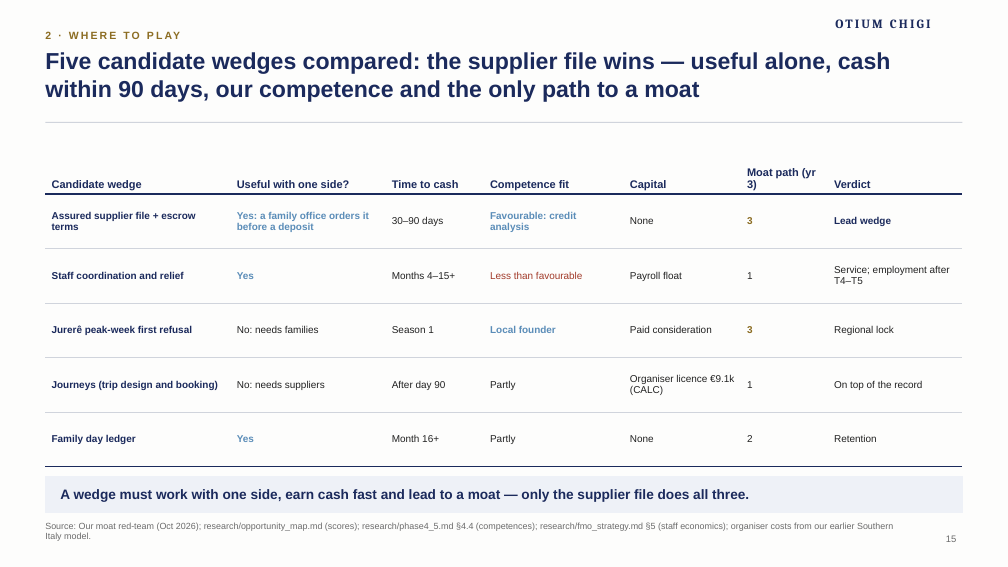
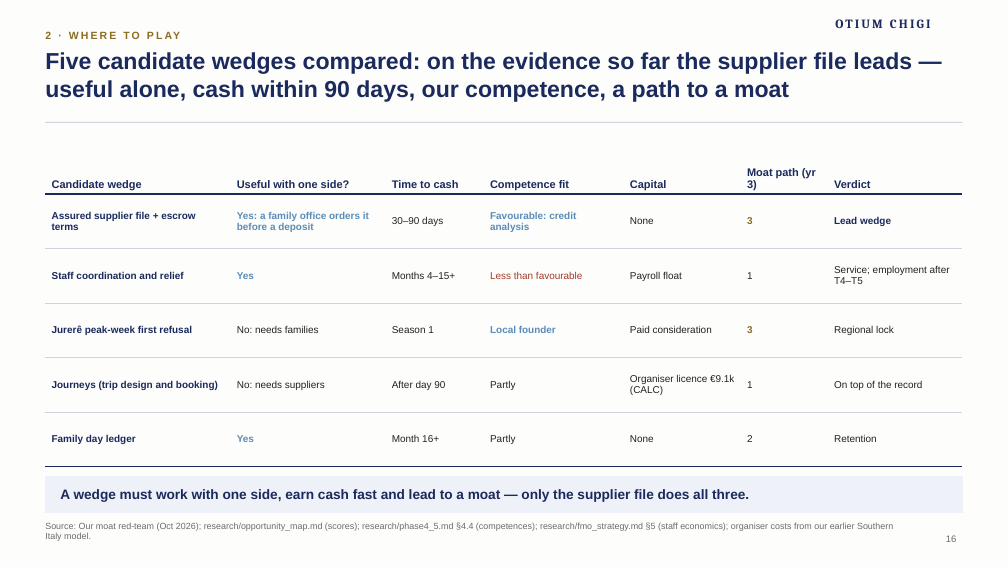
Before and after one commit to algarcalebe-web/legendary-bassoon, a slide deck: slide 16 of deck/Otium_Chigi_Journeys_Strategy_Deck.pptx (slide 15 before the commit). Drawn at 1008x567 pixels with LibreOffice and Linux fonts; fonts in the diff are those of the drawing; background and template pictures are left out. Boxes give left, top, right and bottom in pixels: in the first picture for what was removed or moved away, otherwise in the second. Text is boxed around its words. In the diff, an @@ line names an element or a change of style, - is before the commit and + after.

```diff
--- a/deck/Otium_Chigi_Journeys_Strategy_Deck.pptx
+++ b/deck/Otium_Chigi_Journeys_Strategy_Deck.pptx
@@ title at <box>45,52,912,102</box>: text changed @@
-Five candidate wedges compared: the supplier file wins — useful alone, cash within 90 days, our competence and the only path to a moat
+Five candidate wedges compared: on the evidence so far the supplier file leads — useful alone, cash within 90 days, our competence, a path to a moat
```
Also in this commit, not shown: 5 other slides changed, 3 slides added, 3 other files.
